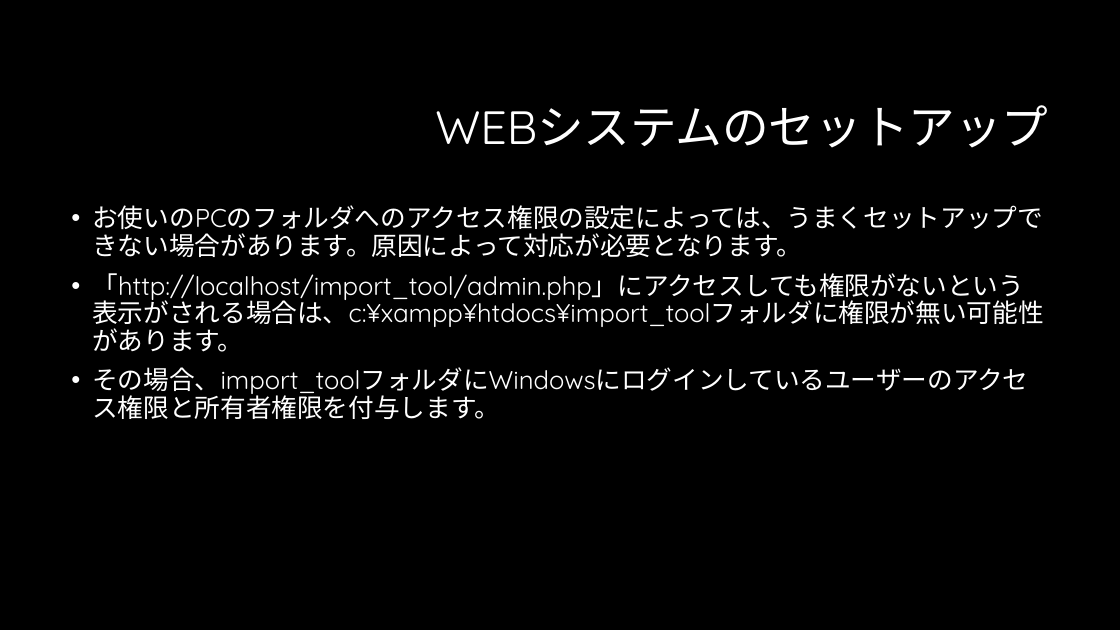
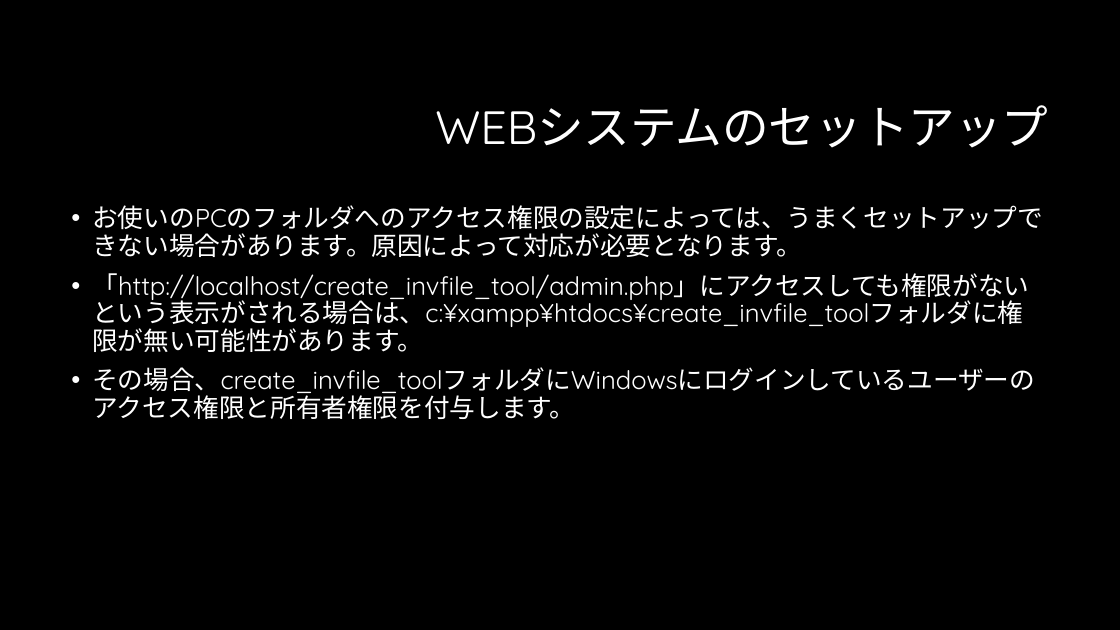
Before and after one commit to yukitakahashi08/docs, a slide deck: slide 10 of bonito/マニュアル/出品ファイル作成ツールセットアップマニュアル(Windows用).pptx. Drawn at 1120x630 pixels with LibreOffice and Linux fonts; fonts in the diff are those of the drawing; background and template pictures are left out. Boxes give left, top, right and bottom in pixels: in the first picture for what was removed or moved away, otherwise in the second. Text is boxed around its words. In the diff, an @@ line names an element or a change of style, - is before the commit and + after.

```diff
--- a/bonito/マニュアル/出品ファイル作成ツールセットアップマニュアル(Windows用).pptx
+++ b/bonito/マニュアル/出品ファイル作成ツールセットアップマニュアル(Windows用).pptx
@@ text at <box>92,273,1035,419</box>: text changed @@
-• 「http://localhost/import_tool/admin.php」にアクセスしても権限がないという表示がされる場合は、c:¥xampp¥htdocs¥import_toolフォルダに権限が無い可能性があります。
-• その場合、import_toolフォルダにWindowsにログインしているユーザーのアクセス権限と所有者権限を付与します。
+• 「http://localhost/create_invfile_tool/admin.php」にアクセスしても権限がないという表示がされる場合は、c:¥xampp¥htdocs¥create_invfile_toolフォルダに権限が無い可能性があります。
+• その場合、create_invfile_toolフォルダにWindowsにログインしているユーザーのアクセス権限と所有者権限を付与します。
```
Also in this commit, not shown: 5 other slides changed, 10 other files.
